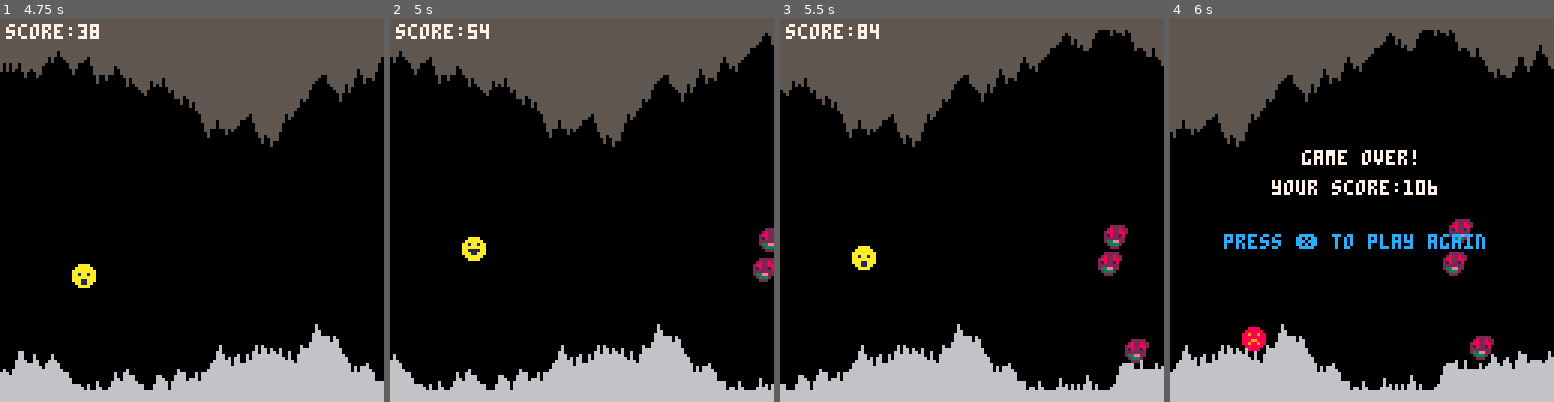
Above: before the commit, frames 1-4 (left to right).
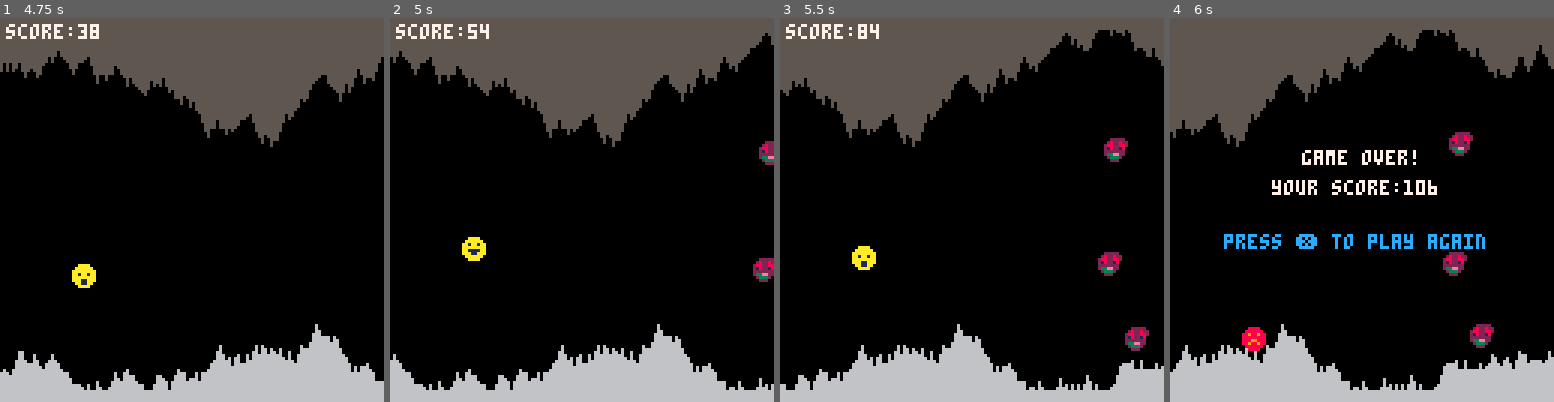
Above: after the commit, the same moments.

Repository: romellem/pico-8-carts
Game: PICO-8 cartridge cave.p8
The game is run twice, just before and just after one commit, with the same random seed, the same clock (stepped at 60 frames per second) and the same inputs.
Inputs:
- Up to frame 1 (4.75 s): tap X (X key) at 0.33, 1.07, 1.85, 2.97, 4.08 s; hold Up 2.15-2.42 s; hold Down 3.63-3.97 s; hold Up from 4.73 s (still down)
- Up to frame 2 (5 s): keep holding Up
- Up to frame 3 (5.5 s): release Up at 5.03 s; tap X (X key) at 5.2 s
- Up to frame 4 (6 s): hold Down from 5.73 s (still down)

Frame 1 is identical in both runs. In frame 2, 0.4% of the frame differs, in the area x 96-100%, y 32-61%; in frame 3, 1.0%, in the area x 84-97%, y 31-90%; in frame 4, 1.0%.

Commit message:
Generate enemy in opening

Diff:
--- a/cave.p8
+++ b/cave.p8
@@ -125,6 +125,8 @@
 		local col={}
 		local up=flr(rnd(7)-3)
 		local dwn=flr(rnd(7)-3)
+
+		--clamp our values
 		col.top = mid(3, cave[#cave].top+up, top)
 		col.btm = mid(btm, cave[#cave].btm+dwn, 124)
 		add(cave, col)
@@ -155,9 +157,15 @@
 end
 
 function make_enemy()
+	--get last cave column to determine y range for enemy
+	local e_top = cave[#cave].top
+	local e_btm = cave[#cave].btm
+
 	local enemy={}
 	enemy.x=127
-	enemy.y=flr(rnd(128))+1
+
+	--create y value between opening in cave
+	enemy.y=flr(rnd(e_btm-e_top+2)) + e_top-2
 	enemy.s=4
 
 	enemy.score=100
